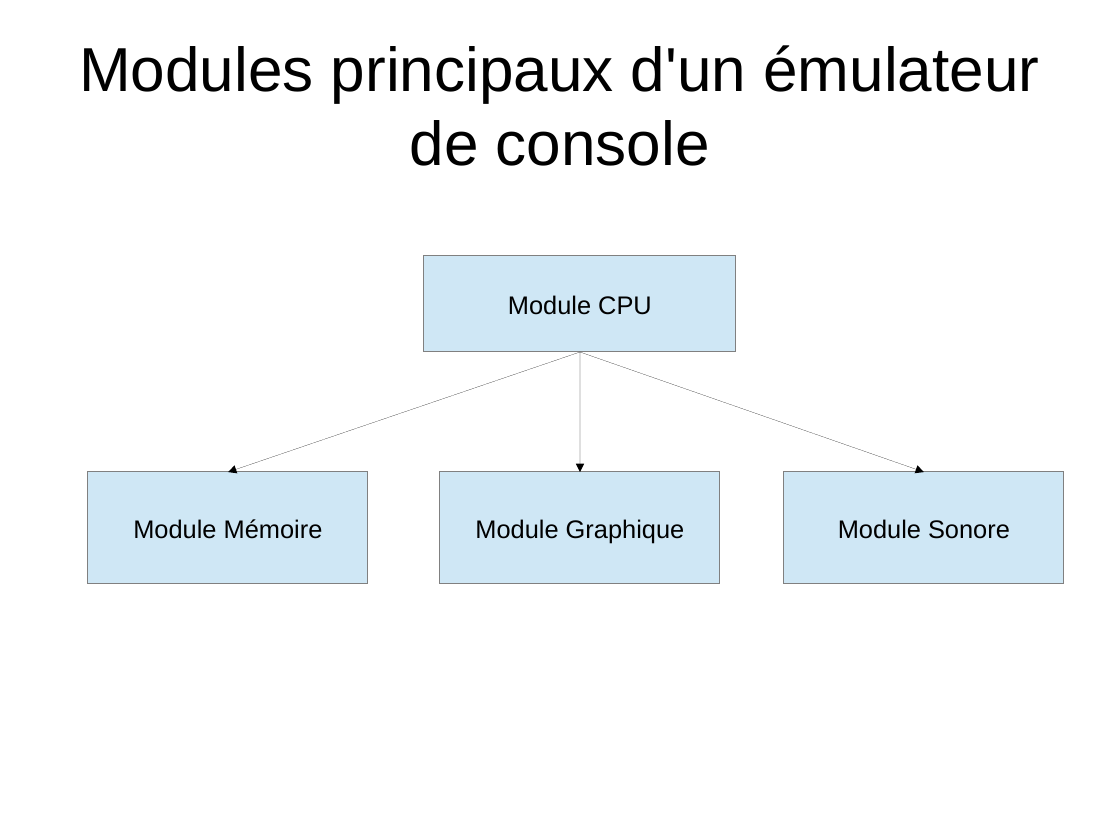
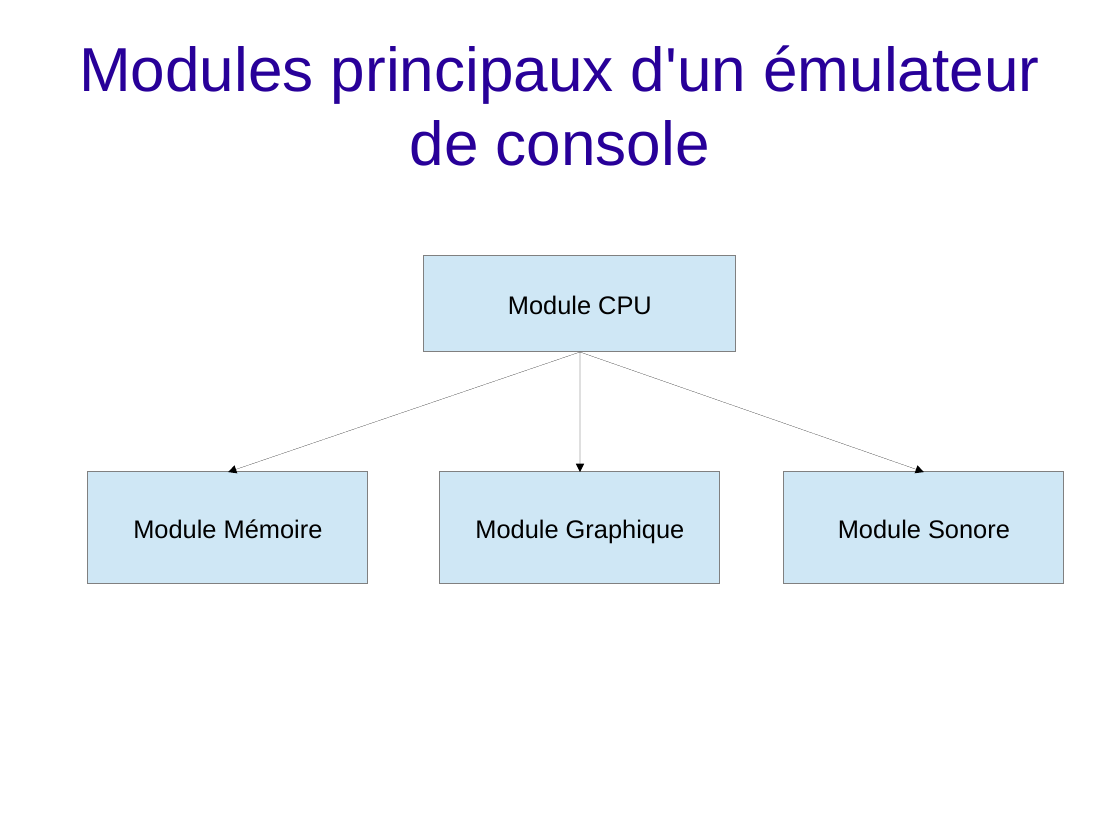
Before and after one commit to joakim-d/GroBoy, a slide deck: slide 7 of documents_TER/soutenance.odp. Drawn at 1120x840 pixels with LibreOffice and Linux fonts; fonts in the diff are those of the drawing; background and template pictures are left out. Boxes give left, top, right and bottom in pixels: in the first picture for what was removed or moved away, otherwise in the second. Text is boxed around its words. In the diff, an @@ line names an element or a change of style, - is before the commit and + after.

```diff
--- a/documents_TER/soutenance.odp
+++ b/documents_TER/soutenance.odp
@@ title "Modules principaux d'un émulateur de ..." at <box>79,45,1039,166</box>: text colour #000000 to #280099 @@
```
Also in this commit, not shown: 29 other slides changed, 3 slides added, 3 slides removed.
